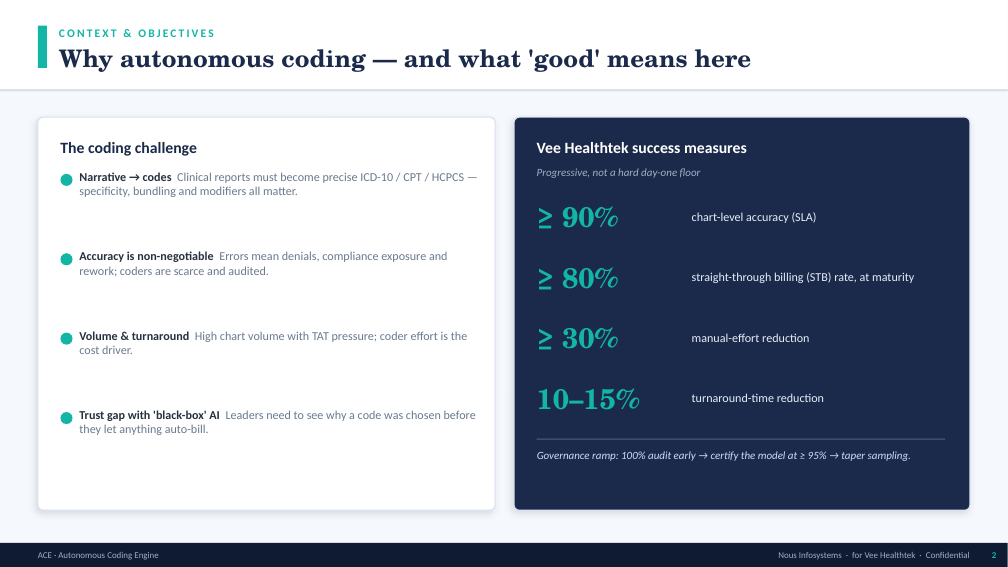
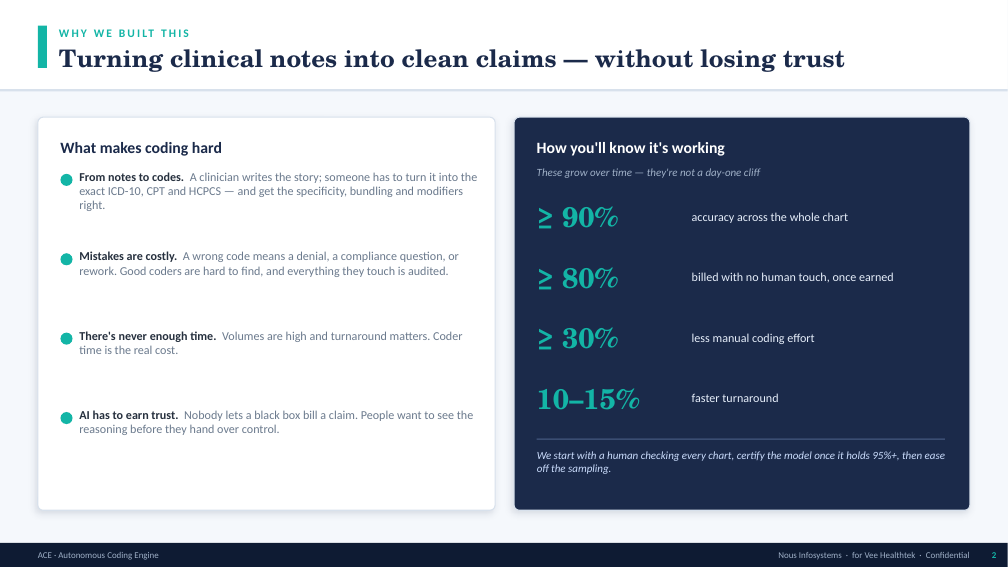
Before and after one commit to swarupd227/ACE, a slide deck: slide 2 of deck/ACE_Architecture.pptx. Drawn at 1008x567 pixels with LibreOffice and Linux fonts; fonts in the diff are those of the drawing. Boxes give left, top, right and bottom in pixels: in the first picture for what was removed or moved away, otherwise in the second. Text is boxed around its words. In the diff, an @@ line names an element or a change of style, - is before the commit and + after.

```diff
--- a/deck/ACE_Architecture.pptx
+++ b/deck/ACE_Architecture.pptx
@@ text at <box>59,29,213,37</box>: text changed @@
-CONTEXT & OBJECTIVES
+WHY WE BUILT THIS
@@ text at <box>59,49,845,72</box>: text changed @@
-Why autonomous coding — and what 'good' means here
+Turning clinical notes into clean claims — without losing trust
@@ text at <box>60,142,222,156</box>: text changed @@
-The coding challenge
+What makes coding hard
@@ text at <box>537,142,725,156</box>: text changed @@
-Vee Healthtek success measures
+How you'll know it's working
@@ text at <box>79,172,477,211</box>: text changed @@
-Narrative → codes Clinical reports must become precise ICD-10 / CPT / HCPCS — specificity, bundling and modifiers all matter.
+From notes to codes. A clinician writes the story; someone has to turn it into the exact ICD-10, CPT and HCPCS — and get the specificity, bundling and modifiers right.
@@ text at <box>537,168,760,178</box>: text changed @@
-Progressive, not a hard day-one floor
+These grow over time — they're not a day-one cliff
@@ text at <box>692,212,848,223</box>: text changed @@
-chart-level accuracy (SLA)
+accuracy across the whole chart
@@ text at <box>79,251,459,277</box>: text changed @@
-Accuracy is non-negotiable Errors mean denials, compliance exposure and rework; coders are scarce and audited.
+Mistakes are costly. A wrong code means a denial, a compliance question, or rework. Good coders are hard to find, and everything they touch is audited.
@@ text at <box>692,272,894,282</box>: text changed @@
-straight-through billing (STB) rate, at maturity
+billed with no human touch, once earned
@@ text at <box>79,331,462,354</box>: text changed @@
-Volume & turnaround High chart volume with TAT pressure; coder effort is the cost driver.
+There's never enough time. Volumes are high and turnaround matters. Coder time is the real cost.
@@ text at <box>692,333,814,344</box>: text changed @@
-manual-effort reduction
+less manual coding effort
@@ text at <box>79,410,473,435</box>: text changed @@
-Trust gap with 'black-box' AI Leaders need to see why a code was chosen before they let anything auto-bill.
+AI has to earn trust. Nobody lets a black box bill a claim. People want to see the reasoning before they hand over control.
@@ text at <box>692,393,778,402</box>: text changed @@
-turnaround-time reduction
+faster turnaround
@@ text at <box>537,451,945,474</box>: text changed @@
-Governance ramp: 100% audit early → certify the model at ≥ 95% → taper sampling.
+We start with a human checking every chart, certify the model once it holds 95%+, then ease off the sampling.
```
Also in this commit, not shown: 11 other slides changed, 3 slides added, 2 slides removed, 4 other files.
